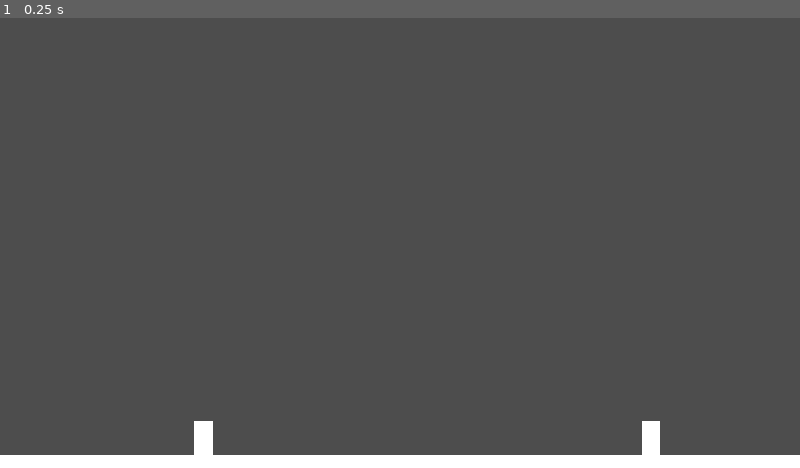
Above: before the commit, frame 1.
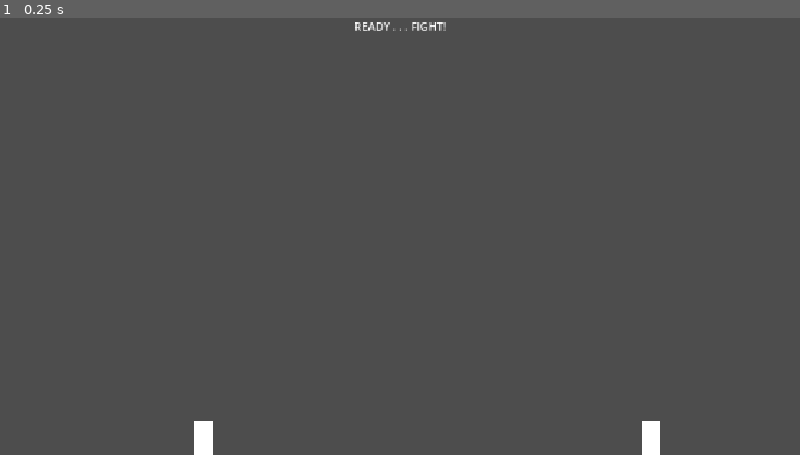
Above: after the commit, the same moment.

Repository: ianRHS/Way-of-the-blade-
Game: Godot game, scene res://Main.tscn
Two runs of this game, one before a commit and one after it. Both use one fixed random seed, a clock stepped at 60 frames per second and the inputs below.
Inputs:
- Up to frame 1 (0.25 s): no input

The runs differ from the first frame. In frame 1, 0.1% of the frame differs, in the area x 44-56%, y 0-3%.

Commit message:
Added arena walls, sword visuals, hit detection, and HUD overlay
Added LeftWall/RightWall boundaries, connected Hurtbox area_entered signal to player.gd, added sword visuals when attacking(orange rectangle for now) and added CanvasLayer HUD to main scene.

Diff:
--- a/Main.tscn
+++ b/Main.tscn
@@ -4,6 +4,9 @@
 
 [sub_resource type="RectangleShape2D" id="RectangleShape2D_xnrmw"]
 size = Vector2(1152, 18)
+
+[sub_resource type="RectangleShape2D" id="RectangleShape2D_05dxr"]
+size = Vector2(10, 648)
 
 [node name="Main" type="Node2D" unique_id=2001256775]
 
@@ -24,3 +27,27 @@
 [node name="Player 2" parent="." unique_id=1135110097 instance=ExtResource("1_glv2v")]
 position = Vector2(937, 590)
 player_prefix = "p2"
+
+[node name="LeftWall" type="StaticBody2D" parent="." unique_id=594525251]
+
+[node name="CollisionShape2D" type="CollisionShape2D" parent="LeftWall" unique_id=1704345521]
+position = Vector2(-5, 324)
+shape = SubResource("RectangleShape2D_05dxr")
+
+[node name="RightWall" type="StaticBody2D" parent="." unique_id=268739821]
+
+[node name="CollisionShape2D" type="CollisionShape2D" parent="RightWall" unique_id=265690497]
+position = Vector2(1157, 324)
+shape = SubResource("RectangleShape2D_05dxr")
+
+[node name="HUD" type="CanvasLayer" parent="." unique_id=1786918077]
+
+[node name="StatusLabel" type="Label" parent="HUD" unique_id=168185239]
+anchors_preset = 5
+anchor_left = 0.5
+anchor_right = 0.5
+offset_left = -66.0
+offset_right = 66.0
+offset_bottom = 23.0
+grow_horizontal = 2
+text = "READY . . . FIGHT!"
--- a/player.gd
+++ b/player.gd
@@ -8,15 +8,25 @@
 
 var gravity: int = ProjectSettings.get_setting("physics/2d/default_gravity")
 var is_attacking: bool = false
+var is_dead: bool = false
 
-@onready var hitbox_shape: CollisionShape2D = $Pivot/Hitbox/CollisionShape2D
+@onready var hitbox_shape: CollisionShape2D = $Pivot/Hitbox/HitBoxShape
+@onready var sword_visual: ColorRect = $Pivot/Hitbox/SwordVisual
 
 
 func _physics_process(delta: float) -> void:
+	if is_dead:
+		return
+
 	# add gravity
 	if not is_on_floor():
 		velocity.y += gravity * delta
 
+	# Add print statement to check input press
+	if Input.is_action_just_pressed(player_prefix + "_attack"):
+		print(player_prefix + " attack button pressed!")
+		if not is_attacking:
+			attack()
 	# Handle Attack
 	if Input.is_action_just_pressed(player_prefix + "_attack") and not is_attacking:
 		attack()
@@ -27,22 +37,40 @@
 		if Input.is_action_just_pressed(player_prefix + "_jump") and is_on_floor():
 			velocity.y = JUMP_VELOCITY
 
-	# Get horizontal movement direction (-1, 0, or 1)
-	var direction := Input.get_axis(player_prefix + "_left", player_prefix + "_right")
-	if direction != 0:
-		velocity.x = direction * SPEED
-		# flip character pivot to face movement direction
-		$Pivot.scale.x = direction
+		var direction := Input.get_axis(player_prefix + "_left", player_prefix + "_right")
+		if direction != 0:
+			velocity.x = direction * SPEED
+			$Pivot.scale.x = direction
+		else:
+			velocity.x = move_toward(velocity.x, 0, SPEED)
+			move_and_slide()
 	else:
-		velocity.x = move_toward(velocity.x, 0, SPEED)
+		velocity.x = move_toward(velocity.x, 0,  SPEED)
 	move_and_slide()
 
 func attack() -> void:
 	is_attacking = true
 	hitbox_shape.disabled = false # Activate sword hitbox
+	sword_visual.visible = true
 
 	# Wait 0.2 seconds for the swing duration
 	await get_tree().create_timer(0.2).timeout
 
 	hitbox_shape.disabled = true # Deactivate sword hitbox
+	sword_visual.visible = false
 	is_attacking = false
+
+
+
+func _on_hurtbox_area_entered(area: Area2D) -> void:
+	if area.name == "Hitbox" and not is_dead:
+		take_damage()
+
+func take_damage() -> void:
+	is_dead = true
+	set_physics_process(false)
+	print(player_prefix + " Defeated!")
+
+	#pause brief moment before reloading the arena for next round
+	await get_tree().create_timer(0.8).timeout
+	get_tree().reload_current_scene()
--- a/player.tscn
+++ b/player.tscn
@@ -9,10 +9,9 @@
 size = Vector2(26, 50)
 
 [sub_resource type="RectangleShape2D" id="RectangleShape2D_ekq1h"]
-size = Vector2(41, 24)
+size = Vector2(41.5, 24)
 
 [node name="Player" type="CharacterBody2D" unique_id=217431882]
-visibility_layer = 2
 script = ExtResource("1_4flbx")
 
 [node name="Sprite2D" type="Sprite2D" parent="." unique_id=590253631]
@@ -21,25 +20,35 @@
 shape = SubResource("RectangleShape2D_xnrmw")
 
 [node name="Hurtbox" type="Area2D" parent="." unique_id=952083434]
-light_mask = 0
-visibility_layer = 4
+collision_layer = 2
+collision_mask = 0
 
-[node name="CollisionShape2D" type="CollisionShape2D" parent="Hurtbox" unique_id=131704623]
+[node name="HurtboxShape" type="CollisionShape2D" parent="Hurtbox" unique_id=131704623]
 shape = SubResource("RectangleShape2D_05dxr")
 
 [node name="Pivot" type="Node2D" parent="." unique_id=1922331350]
 
-[node name="Hitbox" type="Area2D" parent="Pivot" unique_id=691388960]
-light_mask = 4
-visibility_layer = 0
-
-[node name="CollisionShape2D" type="CollisionShape2D" parent="Pivot/Hitbox" unique_id=1694097430]
-position = Vector2(34, 0)
-shape = SubResource("RectangleShape2D_ekq1h")
-disabled = true
-
-[node name="ColorRect" type="ColorRect" parent="Pivot" unique_id=469966305]
+[node name="Player Outline" type="ColorRect" parent="Pivot" unique_id=469966305]
 offset_left = -13.0
 offset_top = -25.0
 offset_right = 13.0
 offset_bottom = 25.0
+
+[node name="Hitbox" type="Area2D" parent="Pivot" unique_id=691388960]
+collision_layer = 0
+collision_mask = 2
+
+[node name="HitBoxShape" type="CollisionShape2D" parent="Pivot/Hitbox" unique_id=1694097430]
+position = Vector2(33.75, 0)
+shape = SubResource("RectangleShape2D_ekq1h")
+disabled = true
+
+[node name="SwordVisual" type="ColorRect" parent="Pivot/Hitbox" unique_id=1553501942]
+visible = false
+offset_left = 13.0
+offset_top = -12.0
+offset_right = 55.0
+offset_bottom = 12.0
+color = Color(0.9068175, 0.61688155, 0.2302593, 1)
+
+[connection signal="area_entered" from="Hurtbox" to="." method="_on_hurtbox_area_entered"]
